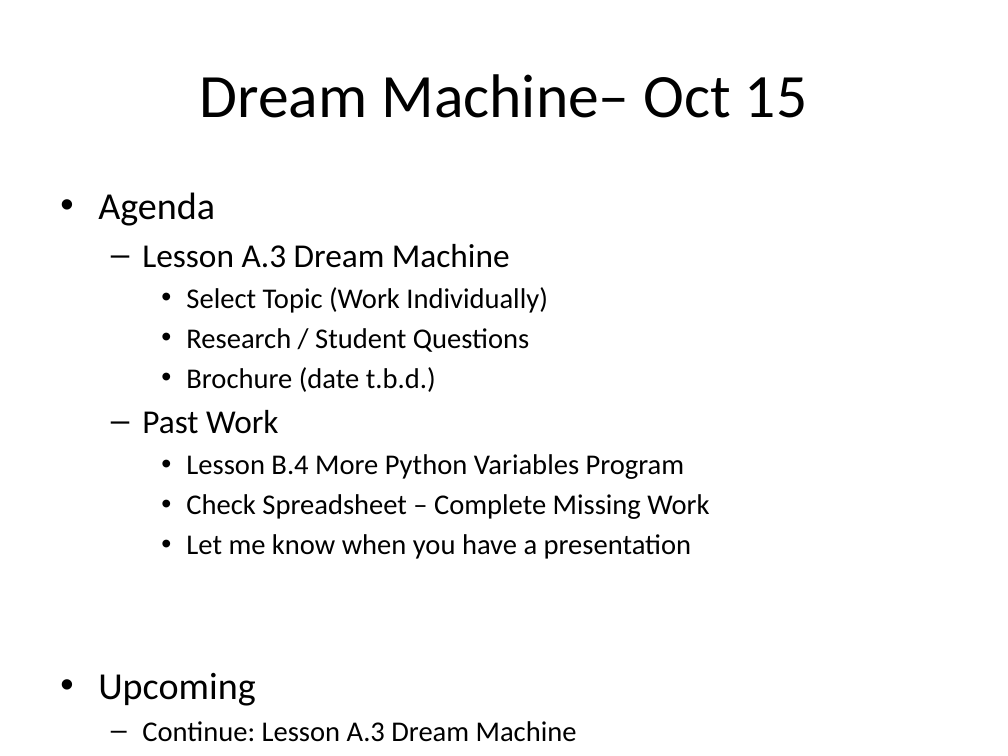
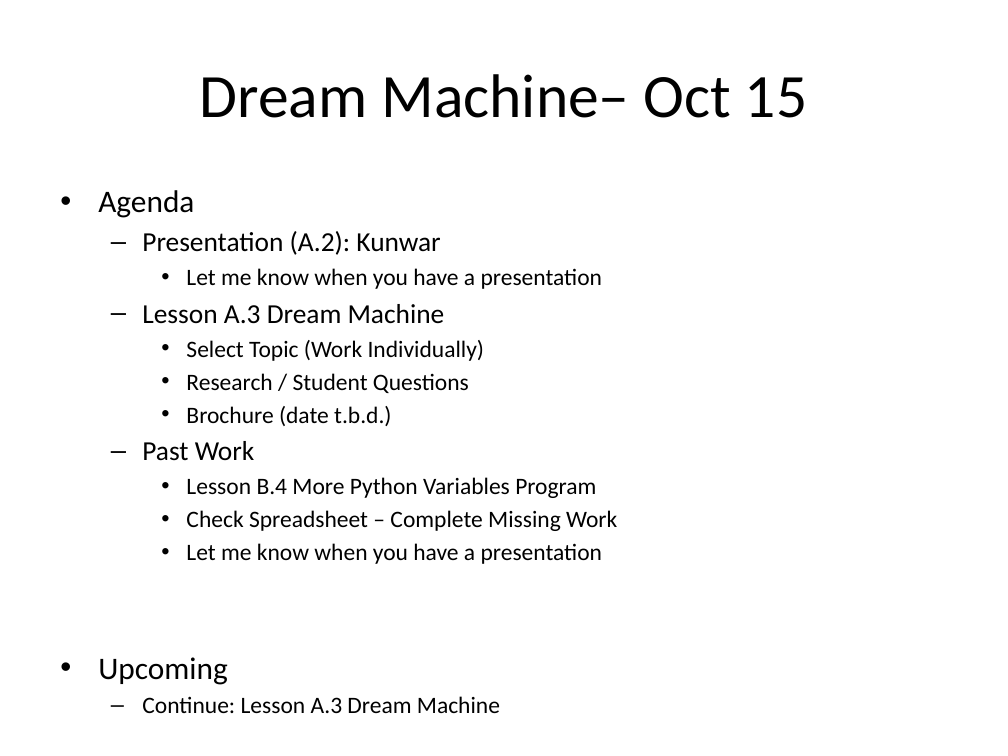
Before and after one commit to Greg5519/ICS3C0, a slide deck: slide 1 of Daily Agendas/Day7.2_DreamMachine.pptx. Drawn at 1008x756 pixels with LibreOffice and Linux fonts; fonts in the diff are those of the drawing. Boxes give left, top, right and bottom in pixels: in the first picture for what was removed or moved away, otherwise in the second. Text is boxed around its words. In the diff, an @@ line names an element or a change of style, - is before the commit and + after.

```diff
--- a/Daily Agendas/Day7.2_DreamMachine.pptx
+++ b/Daily Agendas/Day7.2_DreamMachine.pptx
@@ text at (98, 190, 617, 713): size 27.2 to 22.4 pt in "Agenda", "Upcoming"; size 23.8 to 19.6 pt in "Lesson A.3 Dream Machine", "Past Work"; size 20.4 to 16.8 pt in "Select Topic (Work Individually)", "Research / Student Questions", "Brochure (date t.b.d.)", "Lesson B.4 More Python Variables Program" and 3 more places @@
@@ text at (142, 231, 602, 289): paragraphs added @@
+  – Presentation (A.2): Kunwar
+    • Let me know when you have a presentation
```
Also in this commit, not shown: 1 other file.
